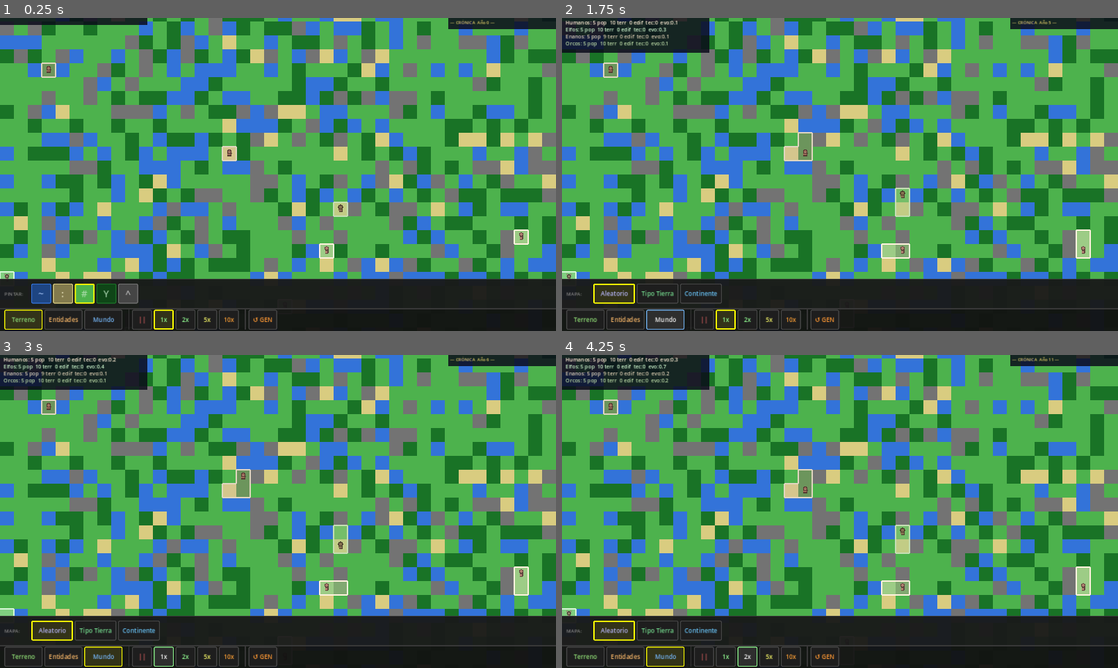
Above: before the commit, frames 1-4 (two rows, left to right).
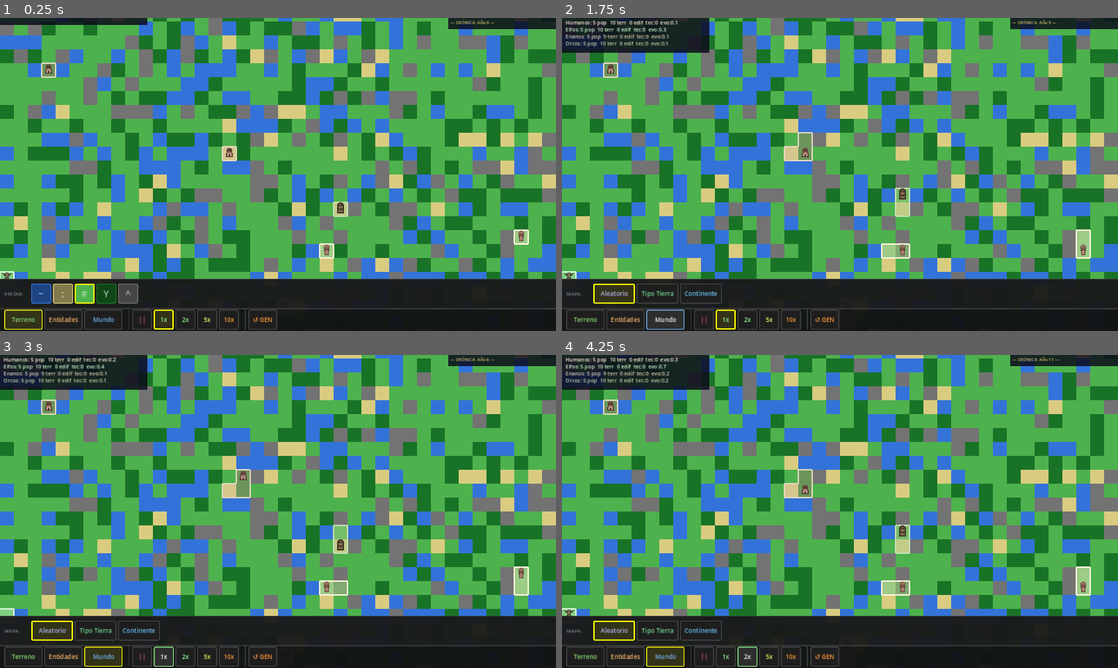
Above: after the commit, the same moments.

Repository: scastorina/civilizatio
Game: Godot game, scene res://scenes/Main.tscn
Same seed, same stepped clock (60 frames per second), same inputs: the game is played once before the commit and once after it.
Inputs:
- Up to frame 1 (0.25 s): no input
- Up to frame 2 (1.75 s): click "Entidades" at 0.5 s; click "Mundo" at 1.25 s
- Up to frame 3 (3 s): click "||" at 2 s; click "1x" at 2.75 s
- Up to frame 4 (4.25 s): click "2x" at 3.5 s

The runs differ from the first frame. In frame 1, 0.1% of the frame differs, in the area x 0-95%, y 14-84%; in frame 2, 0.1%; in frame 3, 0.1%; in frame 4, 0.1%.

Commit message:
Redesign species visuals for clarity at 2x zoom
Humanos: round head + trapezoid torso + eyes + smile arc
Elfos: slim torso + large filled triangular ears (unmistakable)
Enanos: wide squat torso + iron helmet dome+brim + forked beard
Orcos: big head + V-shaped angry brows + ivory tusk triangles
All figures scaled up to tile_size*0.42 for better visibility.
Hero star marker also enlarged and outlined.

Co-Authored-By: Claude Sonnet 4.6 <noreply@anthropic.com>

Diff:
--- a/scripts/Human.gd
+++ b/scripts/Human.gd
@@ -94,8 +94,8 @@
 func _draw() -> void:
 	var health := clampf((evolution_score + 20.0) / 40.0, 0.0, 1.0)
 	var c := species_color.lerp(Color(0.4, 0.08, 0.08), 1.0 - health)
-	var dk := c.darkened(0.45)
-	var s := tile_size * 0.30
+	var dk := c.darkened(0.50)
+	var s := float(tile_size) * 0.42
 	match species_name:
 		"Humanos":  _draw_human(c, dk, s)
 		"Elfos":    _draw_elf(c, dk, s)
@@ -107,57 +107,152 @@
 		_draw_hero_marker(s)
 
 func _draw_hero_marker(s: float) -> void:
-	var gold := Color(1.0, 0.85, 0.20)
-	var tip := s * 1.55
-	var pts := PackedVector2Array()
+	var gold := Color(1.0, 0.88, 0.10)
+	var tip  := s * 1.70
+	var pts  := PackedVector2Array()
 	for i in range(5):
-		var outer_a := deg_to_rad(-90.0 + i * 72.0)
-		var inner_a := deg_to_rad(-90.0 + i * 72.0 + 36.0)
-		pts.append(Vector2(cos(outer_a), sin(outer_a)) * s * 0.55 + Vector2(0, -tip))
-		pts.append(Vector2(cos(inner_a), sin(inner_a)) * s * 0.22 + Vector2(0, -tip))
+		var oa := deg_to_rad(-90.0 + i * 72.0)
+		var ia := deg_to_rad(-90.0 + i * 72.0 + 36.0)
+		pts.append(Vector2(cos(oa), sin(oa)) * s * 0.60 + Vector2(0.0, -tip))
+		pts.append(Vector2(cos(ia), sin(ia)) * s * 0.24 + Vector2(0.0, -tip))
 	draw_colored_polygon(pts, gold)
-
+	draw_polyline(pts, Color(0.85, 0.65, 0.0), 1.0)
+
+# ── Humanos ─────────────────────────────────────────────────────────────────
+# Balanced meeple: round head, trapezoid torso, visible eyes and smile
 func _draw_human(c: Color, dk: Color, s: float) -> void:
-	draw_circle(Vector2(0, -s * 0.62), s * 0.42, c)
-	draw_circle(Vector2(0, -s * 0.62), s * 0.42, dk, false, 1.0)
-	var body := PackedVector2Array([
-		Vector2(-s*0.38, -s*0.18), Vector2(s*0.38, -s*0.18),
-		Vector2(s*0.30, s*0.62),   Vector2(-s*0.30, s*0.62),
-	])
-	draw_colored_polygon(body, c)
-	draw_polyline(body, dk, 1.0)
-
+	# Torso
+	draw_colored_polygon(PackedVector2Array([
+		Vector2(-s*0.36, -s*0.16), Vector2(s*0.36, -s*0.16),
+		Vector2(s*0.28,  s*0.62),  Vector2(-s*0.28, s*0.62),
+	]), c)
+	draw_polyline(PackedVector2Array([
+		Vector2(-s*0.36, -s*0.16), Vector2(s*0.36, -s*0.16),
+		Vector2(s*0.28,  s*0.62),  Vector2(-s*0.28, s*0.62),
+		Vector2(-s*0.36, -s*0.16),
+	]), dk, 1.0)
+	# Head
+	var hc := Vector2(0.0, -s*0.60)
+	draw_circle(hc, s*0.42, c)
+	draw_circle(hc, s*0.42, dk, false, 1.0)
+	# Eyes
+	draw_circle(hc + Vector2(-s*0.14, -s*0.06), s*0.09, dk)
+	draw_circle(hc + Vector2( s*0.14, -s*0.06), s*0.09, dk)
+	# Smile
+	draw_arc(hc + Vector2(0.0, s*0.06), s*0.16, deg_to_rad(20.0), deg_to_rad(160.0), 6, dk, 1.0)
+
+# ── Elfos ────────────────────────────────────────────────────────────────────
+# Slim and tall; large filled triangular ears are the key identifier
 func _draw_elf(c: Color, dk: Color, s: float) -> void:
-	draw_circle(Vector2(0, -s * 0.62), s * 0.38, c)
-	draw_circle(Vector2(0, -s * 0.62), s * 0.38, dk, false, 1.0)
-	draw_line(Vector2(-s*0.34, -s*0.88), Vector2(-s*0.54, -s*1.18), c, 1.5)
-	draw_line(Vector2(s*0.34, -s*0.88),  Vector2(s*0.54, -s*1.18),  c, 1.5)
-	var body := PackedVector2Array([
-		Vector2(-s*0.28, -s*0.22), Vector2(s*0.28, -s*0.22),
-		Vector2(s*0.20, s*0.60),   Vector2(-s*0.20, s*0.60),
-	])
-	draw_colored_polygon(body, c)
-	draw_polyline(body, dk, 1.0)
-
+	# Slim torso
+	draw_colored_polygon(PackedVector2Array([
+		Vector2(-s*0.24, -s*0.18), Vector2(s*0.24, -s*0.18),
+		Vector2(s*0.17,  s*0.62),  Vector2(-s*0.17, s*0.62),
+	]), c)
+	draw_polyline(PackedVector2Array([
+		Vector2(-s*0.24, -s*0.18), Vector2(s*0.24, -s*0.18),
+		Vector2(s*0.17,  s*0.62),  Vector2(-s*0.17, s*0.62),
+		Vector2(-s*0.24, -s*0.18),
+	]), dk, 1.0)
+	# Head
+	var hc := Vector2(0.0, -s*0.64)
+	draw_circle(hc, s*0.37, c)
+	draw_circle(hc, s*0.37, dk, false, 1.0)
+	# Big pointed ears (filled triangles)
+	draw_colored_polygon(PackedVector2Array([
+		Vector2(-s*0.37, -s*0.76), Vector2(-s*0.37, -s*0.52),
+		Vector2(-s*0.76, -s*0.88),
+	]), c)
+	draw_polyline(PackedVector2Array([
+		Vector2(-s*0.37, -s*0.76), Vector2(-s*0.37, -s*0.52),
+		Vector2(-s*0.76, -s*0.88), Vector2(-s*0.37, -s*0.76),
+	]), dk, 1.0)
+	draw_colored_polygon(PackedVector2Array([
+		Vector2(s*0.37, -s*0.76), Vector2(s*0.37, -s*0.52),
+		Vector2(s*0.76, -s*0.88),
+	]), c)
+	draw_polyline(PackedVector2Array([
+		Vector2(s*0.37, -s*0.76), Vector2(s*0.37, -s*0.52),
+		Vector2(s*0.76, -s*0.88), Vector2(s*0.37, -s*0.76),
+	]), dk, 1.0)
+	# Almond eyes (elongated)
+	draw_circle(hc + Vector2(-s*0.13, -s*0.04), s*0.08, dk)
+	draw_circle(hc + Vector2( s*0.13, -s*0.04), s*0.08, dk)
+
+# ── Enanos ────────────────────────────────────────────────────────────────────
+# Short and wide; iron helmet + big forked beard
 func _draw_dwarf(c: Color, dk: Color, s: float) -> void:
-	draw_circle(Vector2(0, -s * 0.48), s * 0.45, c)
-	draw_circle(Vector2(0, -s * 0.48), s * 0.45, dk, false, 1.0)
-	draw_circle(Vector2(0, -s * 0.05), s * 0.30, c.lightened(0.25))
-	var body := PackedVector2Array([
-		Vector2(-s*0.48, -s*0.10), Vector2(s*0.48, -s*0.10),
-		Vector2(s*0.44, s*0.52),   Vector2(-s*0.44, s*0.52),
-	])
-	draw_colored_polygon(body, c)
-	draw_polyline(body, dk, 1.0)
-
+	# Wide squat torso
+	draw_colored_polygon(PackedVector2Array([
+		Vector2(-s*0.52, -s*0.10), Vector2(s*0.52, -s*0.10),
+		Vector2(s*0.48,  s*0.52),  Vector2(-s*0.48, s*0.52),
+	]), c)
+	draw_polyline(PackedVector2Array([
+		Vector2(-s*0.52, -s*0.10), Vector2(s*0.52, -s*0.10),
+		Vector2(s*0.48,  s*0.52),  Vector2(-s*0.48, s*0.52),
+		Vector2(-s*0.52, -s*0.10),
+	]), dk, 1.0)
+	# Head
+	var hc := Vector2(0.0, -s*0.46)
+	draw_circle(hc, s*0.42, c)
+	draw_circle(hc, s*0.42, dk, false, 1.0)
+	# Iron helmet (dome + brim)
+	var helm_c := c.darkened(0.35)
+	draw_colored_polygon(PackedVector2Array([
+		Vector2(-s*0.44, -s*0.48), Vector2(s*0.44, -s*0.48),
+		Vector2(s*0.34,  -s*0.90), Vector2(-s*0.34, -s*0.90),
+	]), helm_c)
+	draw_rect(Rect2(-s*0.52, -s*0.50, s*1.04, s*0.14), helm_c.darkened(0.2))
+	# Beard (large forked triangle, lightened)
+	var beard_c := c.lightened(0.30)
+	draw_colored_polygon(PackedVector2Array([
+		Vector2(-s*0.40, -s*0.08), Vector2(s*0.40, -s*0.08),
+		Vector2(s*0.34,  s*0.46),  Vector2(-s*0.34, s*0.46),
+	]), beard_c)
+	# Beard fork lines
+	draw_line(Vector2(0.0, s*0.15), Vector2(0.0, s*0.46), dk, 1.0)
+	# Eyes under helmet (small, determined)
+	draw_circle(hc + Vector2(-s*0.15, -s*0.02), s*0.08, dk)
+	draw_circle(hc + Vector2( s*0.15, -s*0.02), s*0.08, dk)
+
+# ── Orcos ─────────────────────────────────────────────────────────────────────
+# Big head, angry V-brow, prominent upward ivory tusks
 func _draw_orc(c: Color, dk: Color, s: float) -> void:
-	draw_circle(Vector2(0, -s * 0.52), s * 0.50, c)
-	draw_circle(Vector2(0, -s * 0.52), s * 0.50, dk, false, 1.0)
-	draw_line(Vector2(-s*0.22, -s*0.18), Vector2(-s*0.28, s*0.08), Color(0.95, 0.95, 0.85), 1.5)
-	draw_line(Vector2(s*0.22, -s*0.18),  Vector2(s*0.28, s*0.08),  Color(0.95, 0.95, 0.85), 1.5)
-	var body := PackedVector2Array([
-		Vector2(-s*0.46, -s*0.10), Vector2(s*0.46, -s*0.10),
-		Vector2(s*0.40, s*0.58),   Vector2(-s*0.40, s*0.58),
-	])
-	draw_colored_polygon(body, c)
-	draw_polyline(body, dk, 1.0)
+	# Wide brutish torso
+	draw_colored_polygon(PackedVector2Array([
+		Vector2(-s*0.52, -s*0.10), Vector2(s*0.52, -s*0.10),
+		Vector2(s*0.46,  s*0.60),  Vector2(-s*0.46, s*0.60),
+	]), c)
+	draw_polyline(PackedVector2Array([
+		Vector2(-s*0.52, -s*0.10), Vector2(s*0.52, -s*0.10),
+		Vector2(s*0.46,  s*0.60),  Vector2(-s*0.46, s*0.60),
+		Vector2(-s*0.52, -s*0.10),
+	]), dk, 1.5)
+	# Big head
+	var hc := Vector2(0.0, -s*0.54)
+	draw_circle(hc, s*0.52, c)
+	draw_circle(hc, s*0.52, dk, false, 1.5)
+	# Angry V-shaped brows
+	draw_line(hc + Vector2(-s*0.44, -s*0.16), hc + Vector2(-s*0.10, -s*0.28), dk, 2.5)
+	draw_line(hc + Vector2( s*0.44, -s*0.16), hc + Vector2( s*0.10, -s*0.28), dk, 2.5)
+	# Small mean eyes
+	draw_circle(hc + Vector2(-s*0.18, -s*0.08), s*0.10, dk)
+	draw_circle(hc + Vector2( s*0.18, -s*0.08), s*0.10, dk)
+	# Ivory tusks (upward from jaw)
+	var ivory := Color(0.96, 0.92, 0.78)
+	draw_colored_polygon(PackedVector2Array([
+		Vector2(-s*0.12, -s*0.08), Vector2(-s*0.26, -s*0.08),
+		Vector2(-s*0.22,  s*0.20),
+	]), ivory)
+	draw_colored_polygon(PackedVector2Array([
+		Vector2( s*0.12, -s*0.08), Vector2( s*0.26, -s*0.08),
+		Vector2( s*0.22,  s*0.20),
+	]), ivory)
+	draw_polyline(PackedVector2Array([
+		Vector2(-s*0.12, -s*0.08), Vector2(-s*0.26, -s*0.08),
+		Vector2(-s*0.22,  s*0.20), Vector2(-s*0.12, -s*0.08),
+	]), dk, 0.8)
+	draw_polyline(PackedVector2Array([
+		Vector2( s*0.12, -s*0.08), Vector2( s*0.26, -s*0.08),
+		Vector2( s*0.22,  s*0.20), Vector2( s*0.12, -s*0.08),
+	]), dk, 0.8)
